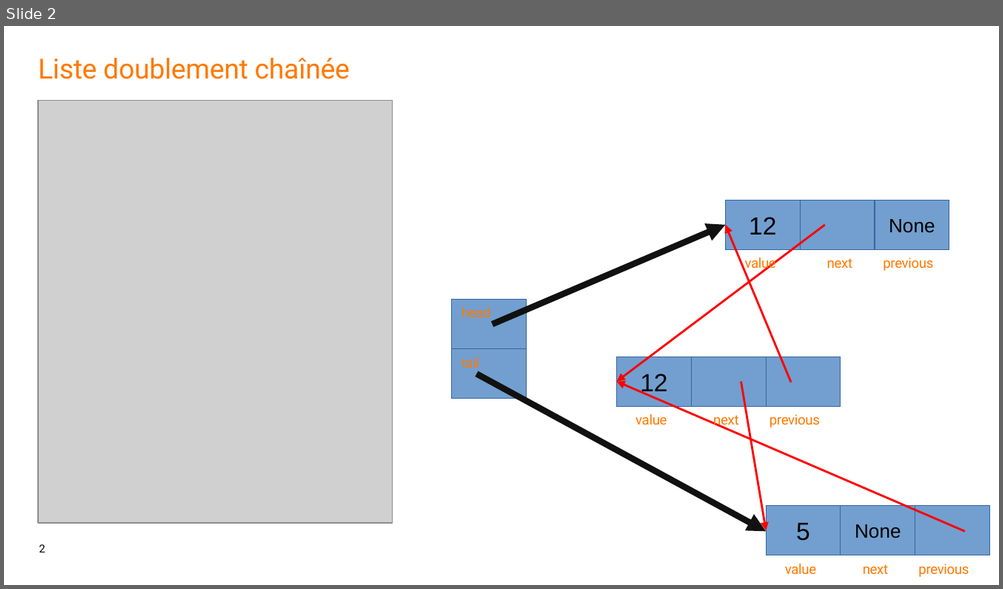
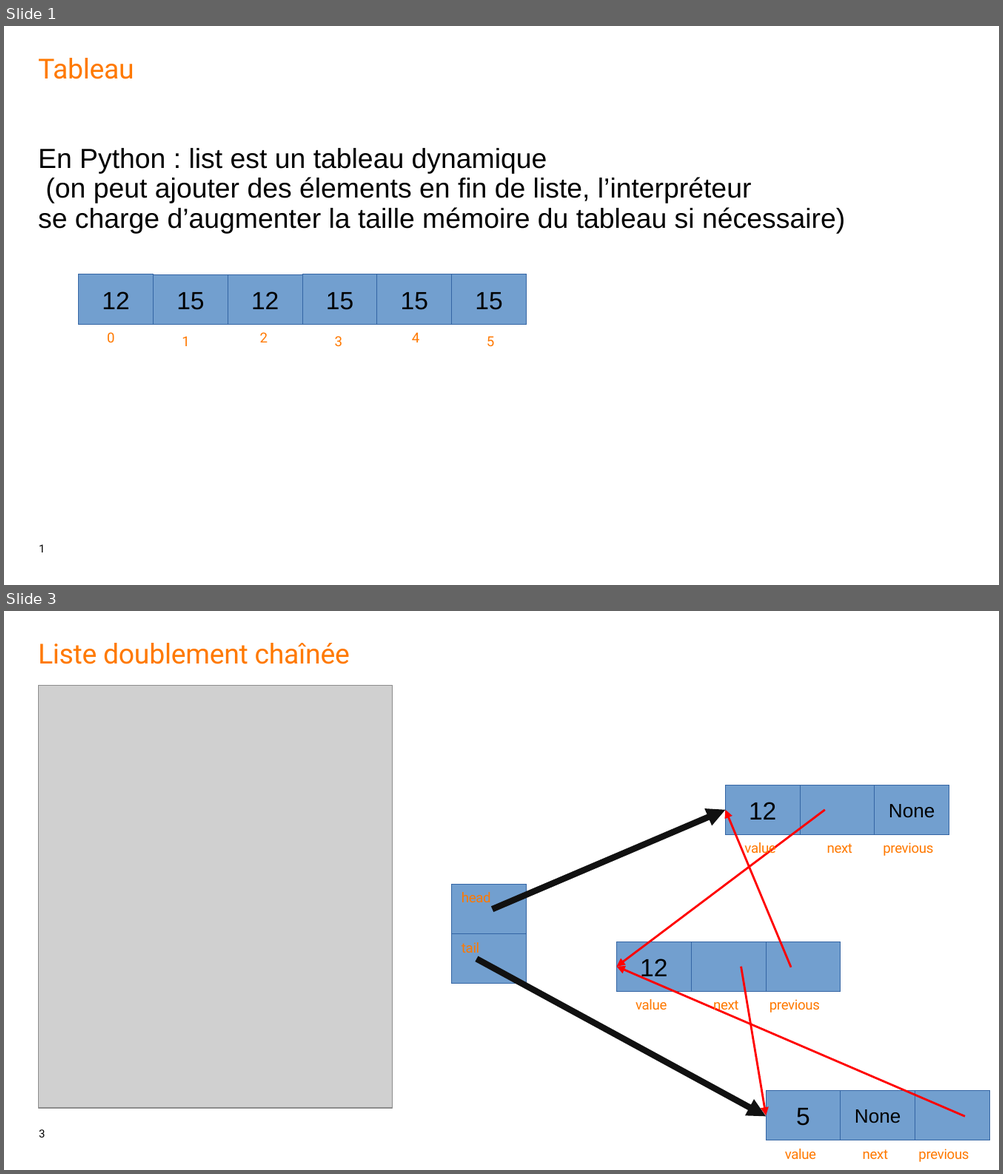
Before and after one commit to gelineau/cours-algo-bsi, a slide deck: 2023-2024/synthèses de cours/structures de données.pptx. Shown one above the other, each under a label of ours: slide 2 before the commit, slides 1 and 3 after it; the slides between them are not shown. The pictures are 1003x589 and 1003x1174 pixels, drawn with LibreOffice and Linux fonts; fonts in the diff are those of the drawing; grey boxes stand for pictures. Boxes give left, top, right and bottom in pixels: in the first picture for what was removed or moved away, otherwise in the second. Text is boxed around its words. In the diff, an @@ line names an element or a change of style, - is before the commit and + after.

```diff
--- a/2023-2024/synthèses de cours/structures de données.pptx
+++ b/2023-2024/synthèses de cours/structures de données.pptx
@@ slide 1 added at (4, 26, 999, 585), background #FFFFFF; not listed: 1 template element that a slide beside it also shows @@
@@ text added at (38, 58, 845, 233), 20 pt, text #000000 @@
+Tableau
+En Python : list est un tableau dynamique
+(on peut ajouter des élements en fin de liste, l’interpréteur
+se charge d’augmenter la taille mémoire du tableau si nécessaire)
@@ rectangle added at (79, 275, 153, 324), fill #729FCF, outline #3465A4 0 pt, 18 pt, text #000000 @@
+12
@@ rectangle added at (153, 275, 227, 324), fill #729FCF, outline #3465A4 0 pt, 18 pt, text #000000 @@
+15
@@ rectangle added at (227, 275, 302, 324), fill #729FCF, outline #3465A4 0 pt, 18 pt, text #000000 @@
+12
@@ rectangle added at (302, 275, 377, 324), fill #729FCF, outline #3465A4 0 pt, 18 pt, text #000000 @@
+15
@@ rectangle added at (377, 275, 452, 324), fill #729FCF, outline #3465A4 0 pt, 18 pt, text #000000 @@
+15
@@ rectangle added at (452, 275, 526, 324), fill #729FCF, outline #3465A4 0 pt, 18 pt, text #000000 @@
+15
@@ text added at (107, 332, 114, 343), 10 pt, text #FF7900 @@
+0
@@ text added at (182, 336, 189, 346), 10 pt, text #FF7900 @@
+1
@@ text added at (260, 332, 267, 343), 10 pt, text #FF7900 @@
+2
@@ text added at (335, 336, 342, 346), 10 pt, text #FF7900 @@
+3
@@ text added at (412, 332, 419, 343), 10 pt, text #FF7900 @@
+4
@@ text added at (486, 336, 494, 347), 10 pt, text #FF7900 @@
+5
@@ what was slide 2 is now slide 3 @@
@@ page number at (39, 1130, 45, 1138): text changed @@
-2
+3
```
Also in this commit, not shown: 2 slides changed, 10 other files.
